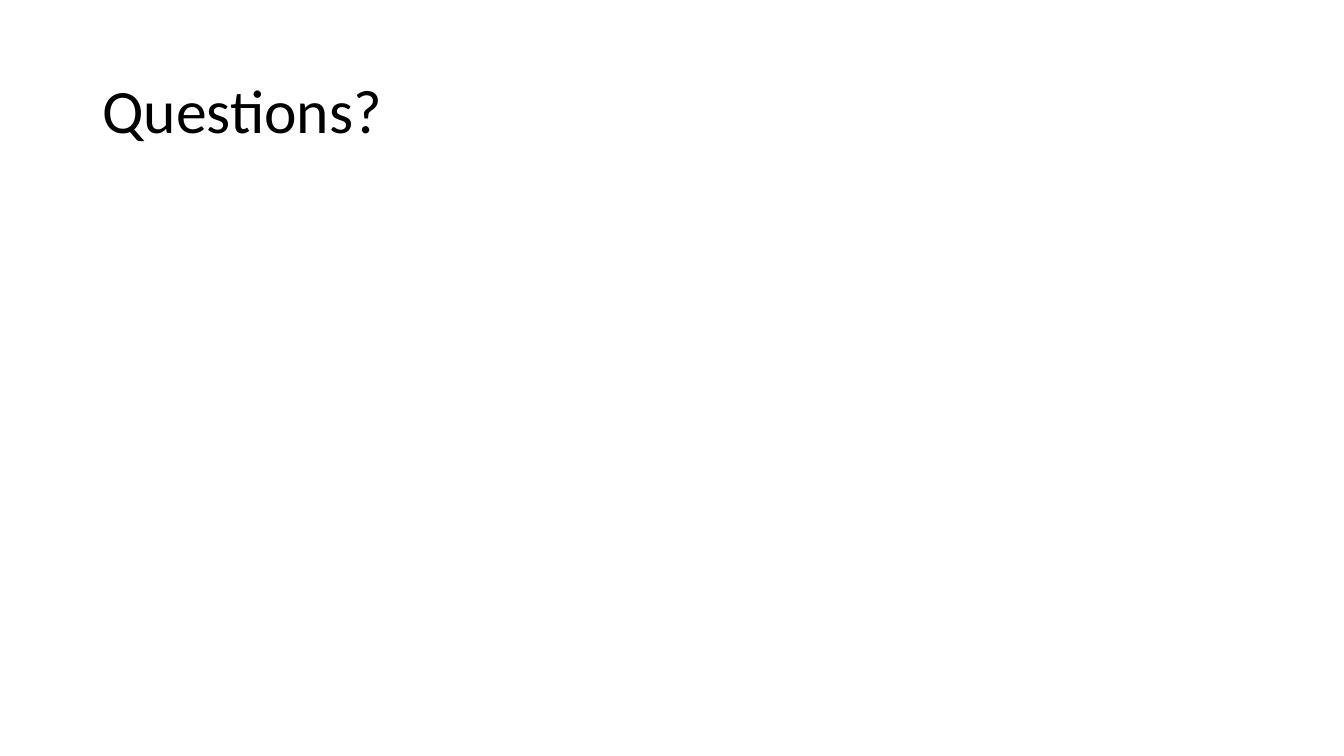
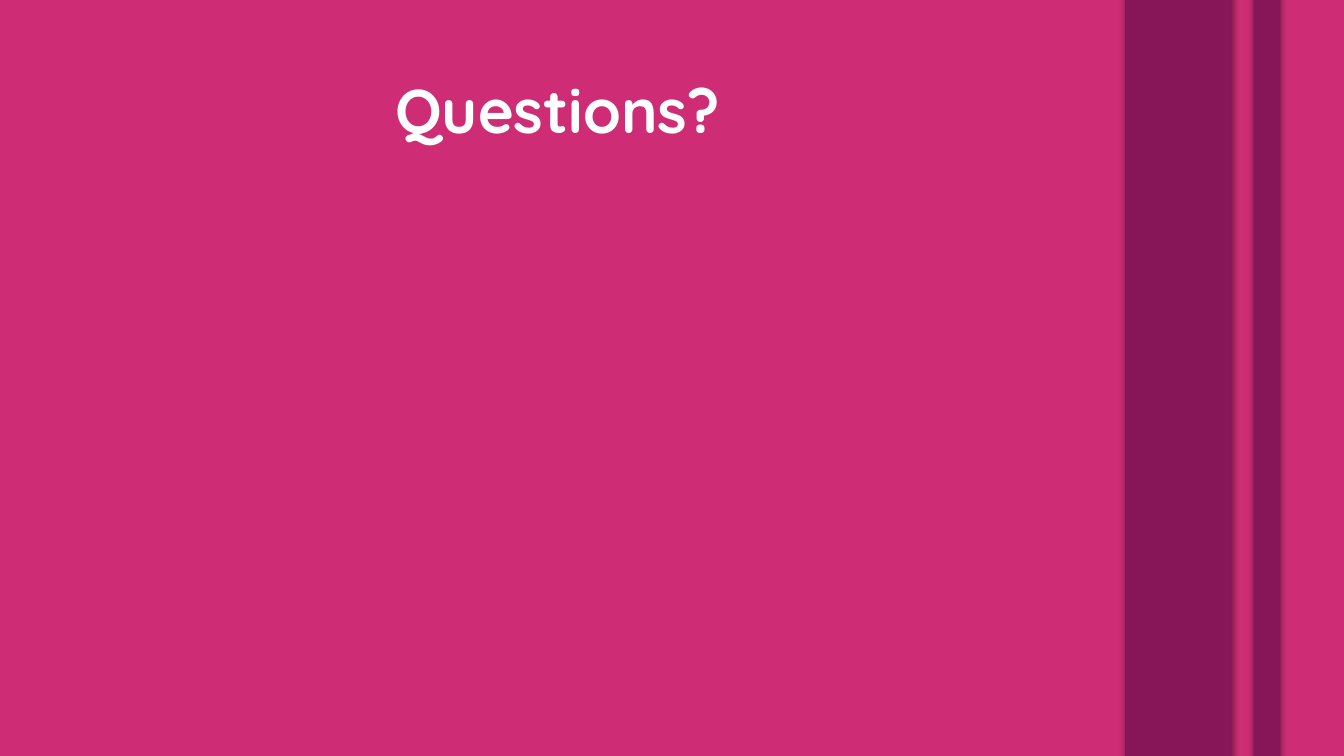
Before and after one commit to Mimel/KState-CIS598-FinalProject, a slide deck: slide 7 of SecondPresentation.pptx (slide 6 before the commit). Drawn at 1344x756 pixels with LibreOffice and Linux fonts; fonts in the diff are those of the drawing. Boxes give left, top, right and bottom in pixels: in the first picture for what was removed or moved away, otherwise in the second. Text is boxed around its words. In the diff, an @@ line names an element or a change of style, - is before the commit and + after.

```diff
--- a/SecondPresentation.pptx
+++ b/SecondPresentation.pptx
@@ background #FFFFFF to #CE2D75 @@
@@ rectangle added at [0,0,273,756], fill #CE2D75 @@
@@ rectangle added at [56,0,434,756], fill #CE2D75 @@
@@ rectangle added at [886,0,1263,756], fill #CE2D75 @@
@@ rectangle added at [1125,0,1231,756], fill #861657 @@
@@ rectangle added at [1254,0,1281,756], fill #861657 @@
@@ title "Questions?" at [395,87,719,146]: font Calibri to Quicksand, text colour #000000 to #FFFFFF, bold on; alignment left to centre @@
```
Also in this commit, not shown: 1 other slide changed, 5 slides added, 4 slides removed, 9 other files.
